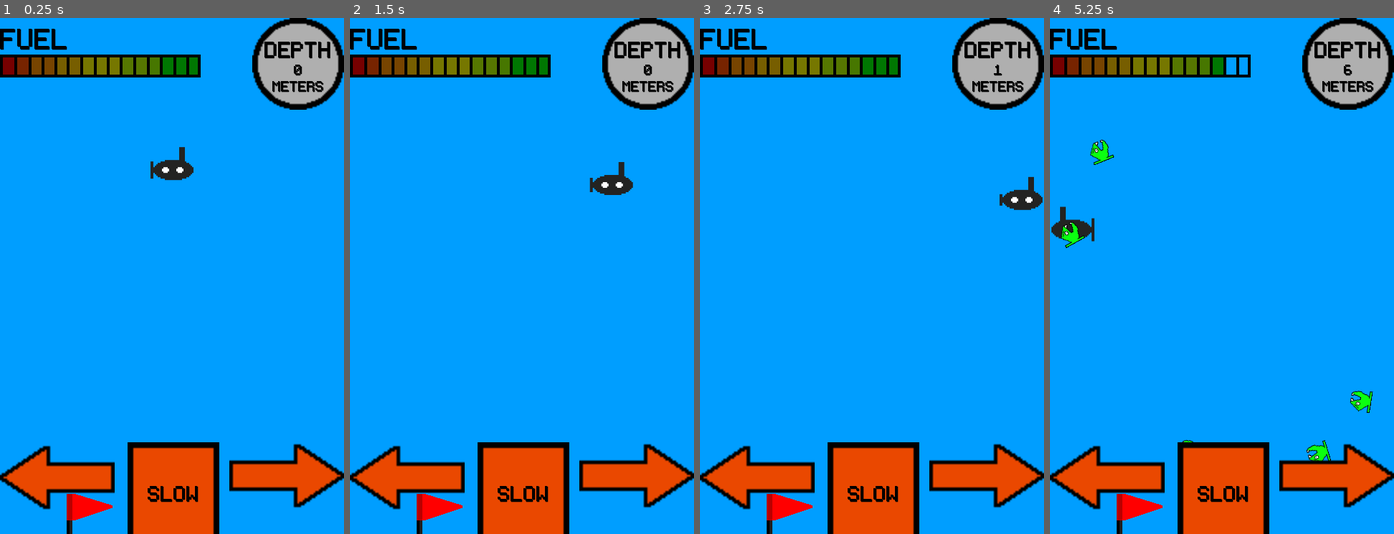
Above: before the commit, frames 1-4 (left to right).
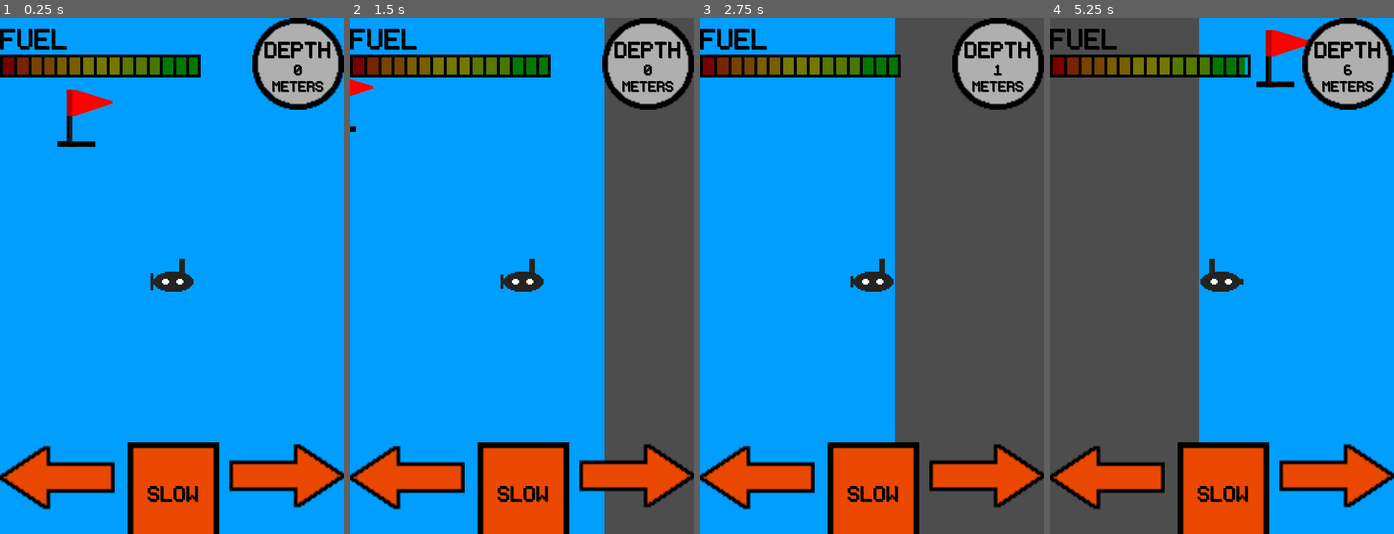
Above: after the commit, the same moments.

Repository: seb-navarro/Endless_Depth
Game: Godot game, scene res://Main/Main.tscn
Same seed, same stepped clock (60 frames per second), same inputs: the game is played once before the commit and once after it.
Inputs:
- Up to frame 1 (0.25 s): no input
- Up to frame 2 (1.5 s): hold D (move_right) 0.53-1.28 s; hold A (move_left) from 1.28 s (still down)
- Up to frame 3 (2.75 s): release A (move_left) at 2.03 s; hold D (move_right) from 2.03 s (still down)
- Up to frame 4 (5.25 s): release D (move_right) at 3.53 s; hold A (move_left) from 3.53 s (still down)

The runs differ from the first frame. In frame 1, 2.0% of the frame differs, in the area x 16-57%, y 13-100%; in frame 2, 22%; in frame 3, 37%; in frame 4, 39%, in the area x 0-94%, y 0-100%.

Commit message:
added camera and made enemy spawn follow camera
Potential to make "Camera2D" its own  separate scene.

Diff:
--- /dev/null
+++ b/Camera/camera_2d.gd
@@ -0,0 +1,34 @@
+extends Camera2D
+
+@export var enemy_scene: PackedScene
+
+
+# Called when the node enters the scene tree for the first time.
+func _ready() -> void:
+	pass # Replace with function body.
+
+
+# Called every frame. 'delta' is the elapsed time since the previous frame.
+func _process(delta: float) -> void:
+	#$EnemyPath/EnemySpawnLocation.offset += velocity * delta / path.length
+	$EnemyPath/EnemySpawnLocation.position += position
+
+
+
+func _on_enemy_timer_timeout() -> void:
+	var enemy = enemy_scene.instantiate()
+
+	var enemy_spawn_location = $EnemyPath/EnemySpawnLocation
+	enemy_spawn_location.progress_ratio = randf()
+
+	var direction = enemy_spawn_location.rotation + PI / 2
+
+	enemy.position = enemy_spawn_location.position
+
+	direction += randf_range(-PI / 4, PI / 4)
+	enemy.rotation = direction
+
+	var velocity = Vector2(randf_range(150.0, 250.0), 0.0)
+	enemy.linear_velocity = velocity.rotated(direction)
+
+	add_child(enemy)
--- a/Main/Main.tscn
+++ b/Main/Main.tscn
@@ -1,26 +1,15 @@
-[gd_scene load_steps=7 format=3 uid="uid://dliulwqq7o3kf"]
+[gd_scene load_steps=5 format=3 uid="uid://dliulwqq7o3kf"]
 
 [ext_resource type="PackedScene" uid="uid://wp7styrjr6eh" path="res://Player/Player.tscn" id="1_75qh5"]
 [ext_resource type="Script" path="res://Main/main.gd" id="1_bguby"]
-[ext_resource type="PackedScene" uid="uid://1u56hh1j6n4d" path="res://Enemies/BadFish/BadFish.tscn" id="2_22who"]
 [ext_resource type="PackedScene" uid="uid://bw0ocppp3257y" path="res://HUD/hud.tscn" id="4_74q7b"]
 [ext_resource type="PackedScene" uid="uid://b2roys1sxfvi5" path="res://Background/parallax_background.tscn" id="5_hywl2"]
 
-[sub_resource type="Curve2D" id="Curve2D_loo8f"]
-_data = {
-"points": PackedVector2Array(0, 0, 0, 0, 480, 344, 0, 0, 0, 0, 480, 720, 0, 0, 0, 0, 0, 720, 0, 0, 0, 0, 0, 360)
-}
-point_count = 4
-
 [node name="main" type="Node"]
 script = ExtResource("1_bguby")
-enemy_scene = ExtResource("2_22who")
 
 [node name="Player" parent="." instance=ExtResource("1_75qh5")]
 position = Vector2(240, 200)
-
-[node name="EnemyTimer" type="Timer" parent="."]
-wait_time = 0.5
 
 [node name="FuelDeplete" type="Timer" parent="."]
 
@@ -34,19 +23,11 @@
 [node name="StartPosition" type="Marker2D" parent="."]
 position = Vector2(240, 200)
 
-[node name="EnemyPath" type="Path2D" parent="."]
-curve = SubResource("Curve2D_loo8f")
-
-[node name="EnemySpawnLocation" type="PathFollow2D" parent="EnemyPath"]
-position = Vector2(480, 344)
-rotation = 1.5708
-
 [node name="HUD" parent="." instance=ExtResource("4_74q7b")]
 
 [node name="ParallaxBackground" parent="." instance=ExtResource("5_hywl2")]
 
 [connection signal="hit" from="Player" to="." method="_on_player_hit"]
-[connection signal="timeout" from="EnemyTimer" to="." method="_on_enemy_timer_timeout"]
 [connection signal="timeout" from="FuelDeplete" to="." method="_on_fuel_deplete_timeout"]
 [connection signal="timeout" from="StartTimer" to="." method="_on_start_timer_timeout"]
 [connection signal="timeout" from="DepthTimer" to="." method="_on_depth_timer_timeout"]
--- a/Main/main.gd
+++ b/Main/main.gd
@@ -1,6 +1,5 @@
 extends Node
 
-@export var enemy_scene: PackedScene
 var fuel = 100
 var depth = 0
 
@@ -26,37 +25,17 @@
 	$StartTimer.start()
 
 
-func _on_enemy_timer_timeout() -> void:
-	var enemy = enemy_scene.instantiate()
-
-	var enemy_spawn_location = $EnemyPath/EnemySpawnLocation
-	enemy_spawn_location.progress_ratio = randf()
-
-	var direction = enemy_spawn_location.rotation + PI / 2
-
-	enemy.position = enemy_spawn_location.position
-
-	direction += randf_range(-PI / 4, PI / 4)
-	enemy.rotation = direction
-
-	var velocity = Vector2(randf_range(150.0, 250.0), 0.0)
-	enemy.linear_velocity = velocity.rotated(direction)
-
-	add_child(enemy)
-
-
-
 func _on_fuel_deplete_timeout() -> void:
 	fuel -= 1
 
 
 func _on_start_timer_timeout() -> void:
-	$EnemyTimer.start()
+	$Player/Camera2D/EnemyTimer.start()
 	$FuelDeplete.start()
 	$DepthTimer.start()
 
 func game_over():
-	$EnemyTimer.stop()
+	$Player/Camera2D/EnemyTimer.stop()
 	$FuelDeplete.stop()
 	$DepthTimer.stop()
 	$HUD.show_game_over()
--- a/Player/Player.tscn
+++ b/Player/Player.tscn
@@ -31,6 +31,8 @@
 [ext_resource type="Texture2D" uid="uid://ceo82bkoq5a73" path="res://assets/art/player/Submarine (down-right) - Endless Depth/submarine_down_right_13.png" id="29_6ytyh"]
 [ext_resource type="Texture2D" uid="uid://bj0xomaxo8mcn" path="res://assets/art/player/Submarine (hit2).png" id="30_p0kt1"]
 [ext_resource type="Texture2D" uid="uid://fsl1xjlwvcql" path="res://assets/art/player/Submarine (Hit3).png" id="31_satwg"]
+[ext_resource type="Script" path="res://Camera/camera_2d.gd" id="32_hlgbe"]
+[ext_resource type="PackedScene" uid="uid://1u56hh1j6n4d" path="res://Enemies/BadFish/BadFish.tscn" id="33_ai6l5"]
 
 [sub_resource type="SpriteFrames" id="SpriteFrames_ntpu6"]
 animations = [{
@@ -140,8 +142,14 @@
 "speed": 12.0
 }]
 
+[sub_resource type="Curve2D" id="Curve2D_56ipn"]
+_data = {
+"points": PackedVector2Array(0, 0, 0, 0, 485.275, 344, 0, 0, 0, 0, 485.275, 720, 0, 0, 0, 0, 242.637, 720, 0, 0, 0, 0, 0, 720, 0, 0, 0, 0, 0, 344)
+}
+point_count = 5
+
 [node name="Player" type="Area2D"]
-position = Vector2(234, 258)
+position = Vector2(240, 360)
 script = ExtResource("1_mxh4d")
 metadata/_edit_group_ = true
 
@@ -156,8 +164,22 @@
 wait_time = 0.5
 one_shot = true
 
-[node name="MoveTimer" type="Timer" parent="."]
+[node name="Camera2D" type="Camera2D" parent="."]
+script = ExtResource("32_hlgbe")
+enemy_scene = ExtResource("33_ai6l5")
+
+[node name="EnemyTimer" type="Timer" parent="Camera2D"]
+wait_time = 0.5
+
+[node name="EnemyPath" type="Path2D" parent="Camera2D"]
+position = Vector2(-240, -1018.72)
+scale = Vector2(0.98913, 1.91489)
+curve = SubResource("Curve2D_56ipn")
+
+[node name="EnemySpawnLocation" type="PathFollow2D" parent="Camera2D/EnemyPath"]
+position = Vector2(485.275, 344)
+rotation = 1.5708
 
 [connection signal="body_entered" from="." to="." method="_on_body_entered"]
 [connection signal="timeout" from="HitTimer" to="." method="_on_hit_timer_timeout"]
-[connection signal="timeout" from="MoveTimer" to="." method="_on_move_timer_timeout"]
+[connection signal="timeout" from="Camera2D/EnemyTimer" to="Camera2D" method="_on_enemy_timer_timeout"]
Not shown: 1 places in Player/Player.tscn that only renumber resources
